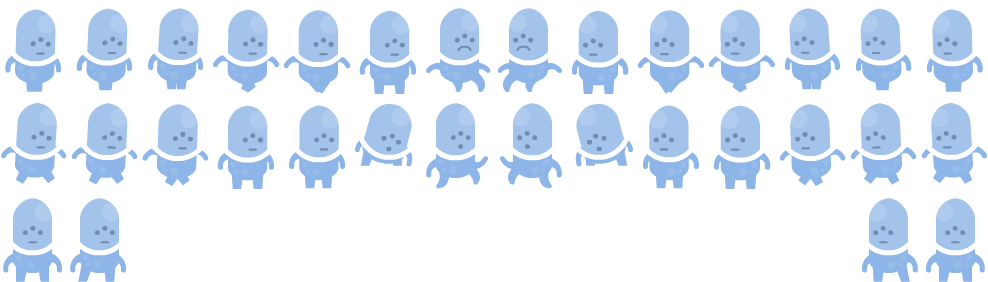
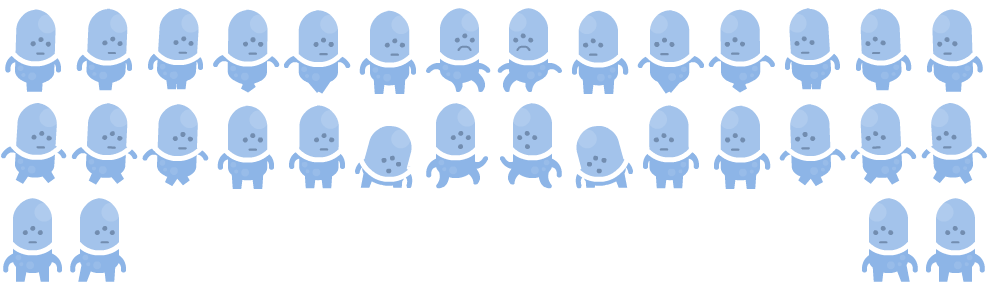
Two versions of the same layered image (988 × 282). Layer-by-layer changes:
painted on "Layer" over (575, 104, 633, 189)
painted on "Background" over (355, 104, 413, 188)
